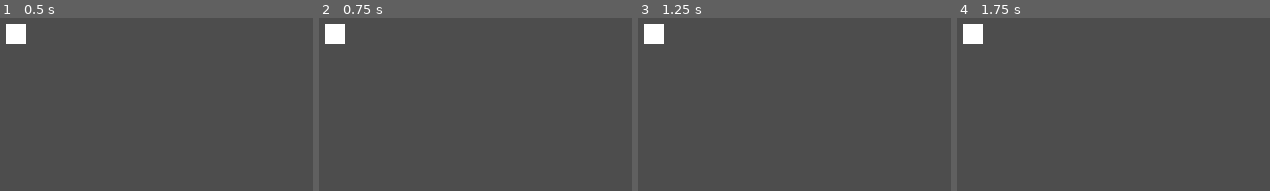
Above: before the commit, frames 1-4 (left to right).
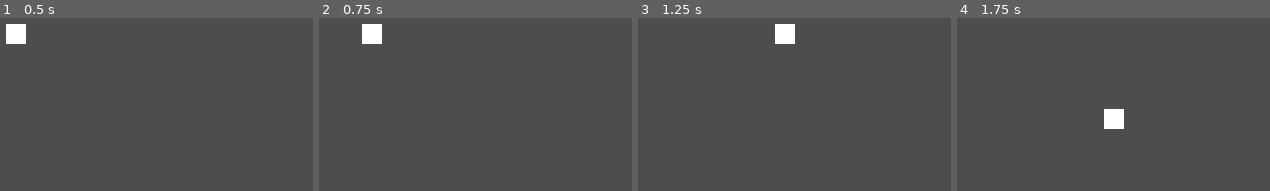
Above: after the commit, the same moments.

Repository: jonjud/survivor-arena
Game: Godot game, scene res://scenes/main.tscn
Two runs of this game, one before a commit and one after it. Both use one fixed random seed, a clock stepped at 60 frames per second and the inputs below.
Inputs:
- Up to frame 1 (0.5 s): no input
- Up to frame 2 (0.75 s): tap Enter at 0.5 s; hold D (move_right, bound only after the commit) from 0.53 s (still down)
- Up to frame 3 (1.25 s): keep holding D (move_right, bound only after the commit)
- Up to frame 4 (1.75 s): release D (move_right, bound only after the commit) at 1.28 s; hold S (move_down, bound only after the commit) from 1.28 s (still down)

Frame 1 is identical in both runs. In frame 2, 1.5% of the frame differs, in the area x 1-21%, y 3-16%; in frame 3, 1.5%; in frame 4, 1.5%.

Commit message:
feat: add 8-direction player movement

Diff:
--- a/project.godot
+++ b/project.godot
@@ -24,6 +24,29 @@
 window/stretch/mode="canvas_items"
 window/stretch/scale_mode="integer"
 
+[input]
+
+move_left={
+"deadzone": 0.2,
+"events": [Object(InputEventKey,"resource_local_to_scene":false,"resource_name":"","device":-1,"window_id":0,"alt_pressed":false,"shift_pressed":false,"ctrl_pressed":false,"meta_pressed":false,"pressed":false,"keycode":0,"physical_keycode":65,"key_label":0,"unicode":97,"location":0,"echo":false,"script":null)
+]
+}
+move_right={
+"deadzone": 0.2,
+"events": [Object(InputEventKey,"resource_local_to_scene":false,"resource_name":"","device":-1,"window_id":0,"alt_pressed":false,"shift_pressed":false,"ctrl_pressed":false,"meta_pressed":false,"pressed":false,"keycode":0,"physical_keycode":68,"key_label":0,"unicode":100,"location":0,"echo":false,"script":null)
+]
+}
+move_up={
+"deadzone": 0.2,
+"events": [Object(InputEventKey,"resource_local_to_scene":false,"resource_name":"","device":-1,"window_id":0,"alt_pressed":false,"shift_pressed":false,"ctrl_pressed":false,"meta_pressed":false,"pressed":false,"keycode":0,"physical_keycode":87,"key_label":0,"unicode":119,"location":0,"echo":false,"script":null)
+]
+}
+move_down={
+"deadzone": 0.2,
+"events": [Object(InputEventKey,"resource_local_to_scene":false,"resource_name":"","device":-1,"window_id":0,"alt_pressed":false,"shift_pressed":false,"ctrl_pressed":false,"meta_pressed":false,"pressed":false,"keycode":0,"physical_keycode":83,"key_label":0,"unicode":115,"location":0,"echo":false,"script":null)
+]
+}
+
 [physics]
 
 3d/physics_engine="Jolt Physics"
--- a/scenes/player/player.tscn
+++ b/scenes/player/player.tscn
@@ -1,9 +1,12 @@
 [gd_scene format=3 uid="uid://c6qudl3bil3e2"]
+
+[ext_resource type="Script" uid="uid://cxa81nviecxsi" path="res://scripts/player/player.gd" id="1_8afob"]
 
 [sub_resource type="RectangleShape2D" id="RectangleShape2D_htemk"]
 size = Vector2(16, 16)
 
 [node name="player" type="CharacterBody2D" unique_id=1009051723]
+script = ExtResource("1_8afob")
 
 [node name="CollisionShape2D" type="CollisionShape2D" parent="." unique_id=626594305]
 shape = SubResource("RectangleShape2D_htemk")
--- /dev/null
+++ b/scripts/player/player.gd
@@ -0,0 +1,13 @@
+class_name Player
+extends CharacterBody2D
+
+@export var speed: float = 150.0  # ความเร็วเดิน (pixel/วินาที)
+
+
+func _physics_process(_delta: float) -> void:
+	# อ่านทิศทางจาก input (normalize แล้ว เดินเฉียงไม่เร็วขึ้น)
+	var direction: Vector2 = Input.get_vector(
+		"move_left", "move_right", "move_up", "move_down"
+	)
+	velocity = direction * speed
+	move_and_slide()  # เคลื่อนที่ + จัดการการชน
Not shown, added: scripts/player/player.gd.uid
